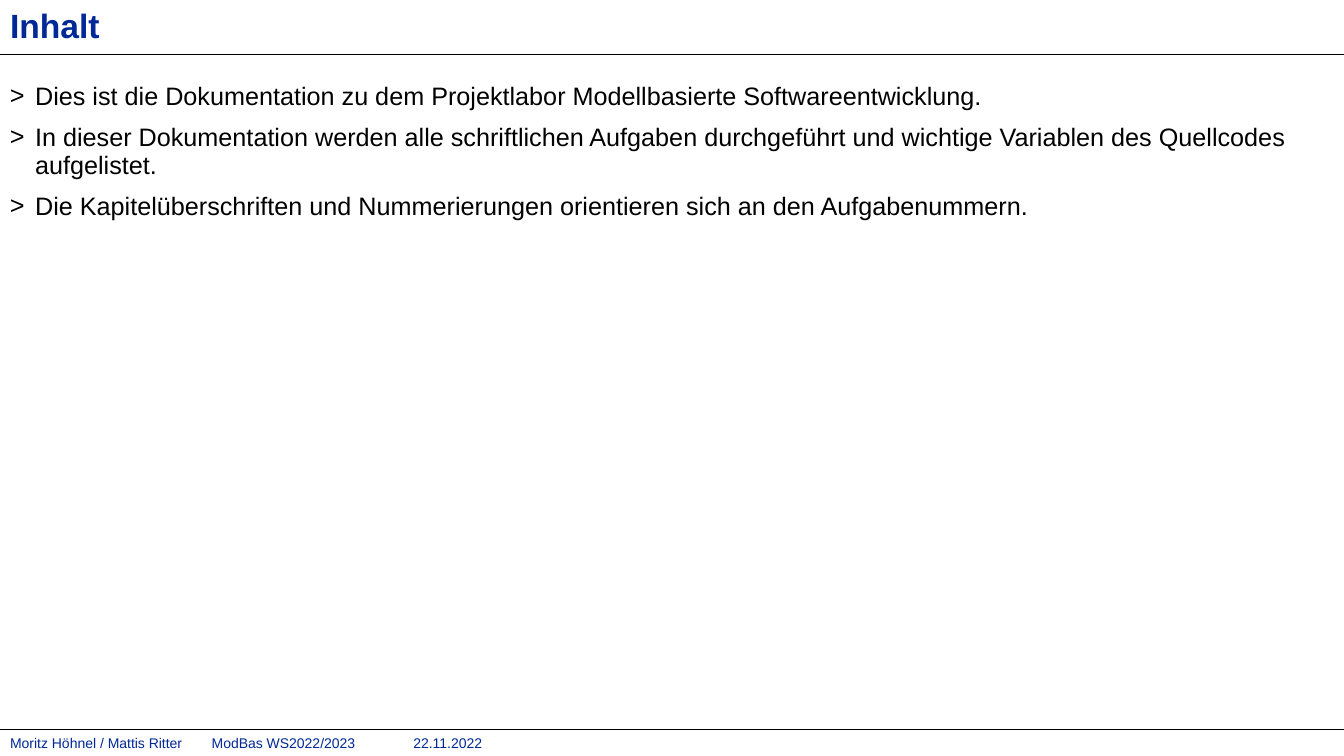
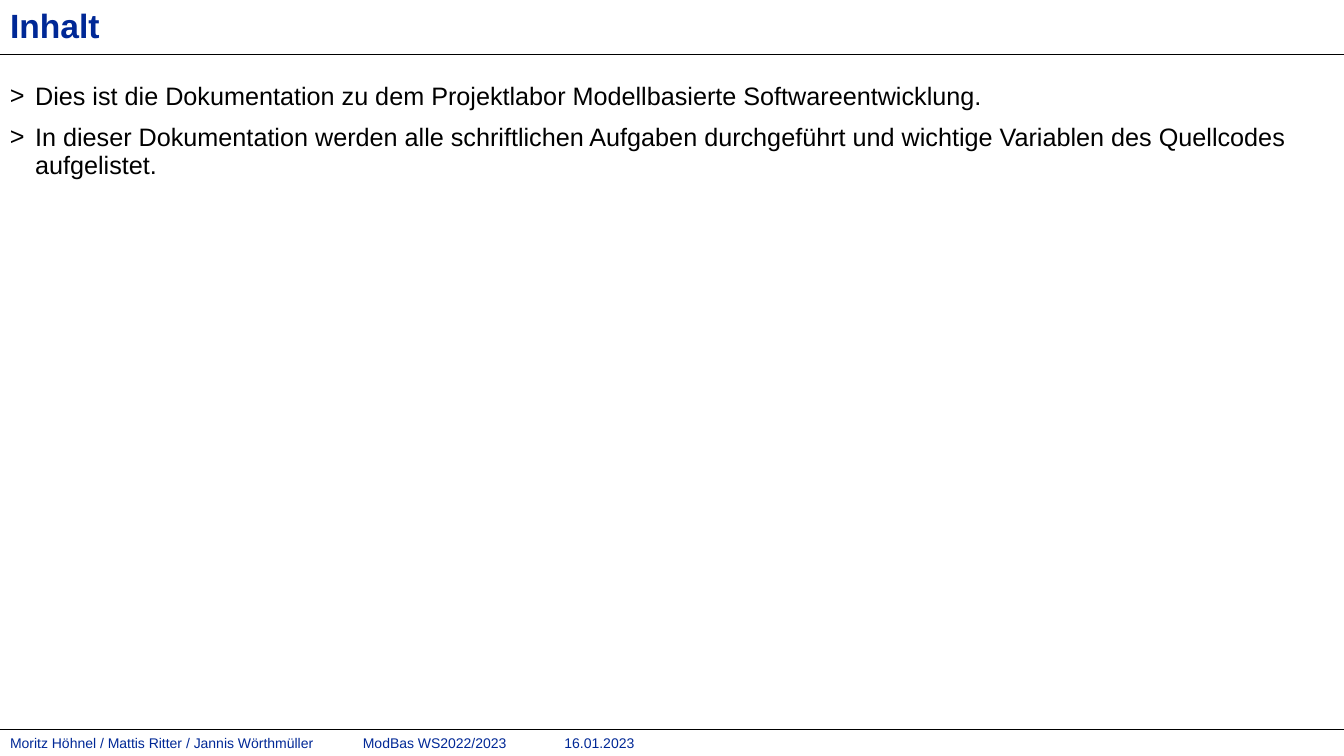
Before and after one commit to mattisritter/VerteilteSysteme, a slide deck: slide 2 of Modbas/Doku/ModBas.pptx. Drawn at 1344x756 pixels with LibreOffice and Linux fonts; fonts in the diff are those of the drawing; background and template pictures are left out. Boxes give left, top, right and bottom in pixels: in the first picture for what was removed or moved away, otherwise in the second. Text is boxed around its words. In the diff, an @@ line names an element or a change of style, - is before the commit and + after.

```diff
--- a/Modbas/Doku/ModBas.pptx
+++ b/Modbas/Doku/ModBas.pptx
@@ text at box(35, 196, 1028, 220): paragraph removed @@
-> Die Kapitelüberschriften und Nummerierungen orientieren sich an den Aufgabenummern.
@@ text at box(10, 738, 634, 748): text changed @@
-Moritz Höhnel / Mattis Ritter ModBas WS2022/2023 22.11.2022
+Moritz Höhnel / Mattis Ritter / Jannis Wörthmüller ModBas WS2022/2023 16.01.2023
```
Also in this commit, not shown: 14 other slides changed, 15 slides added, 2 slides removed.
